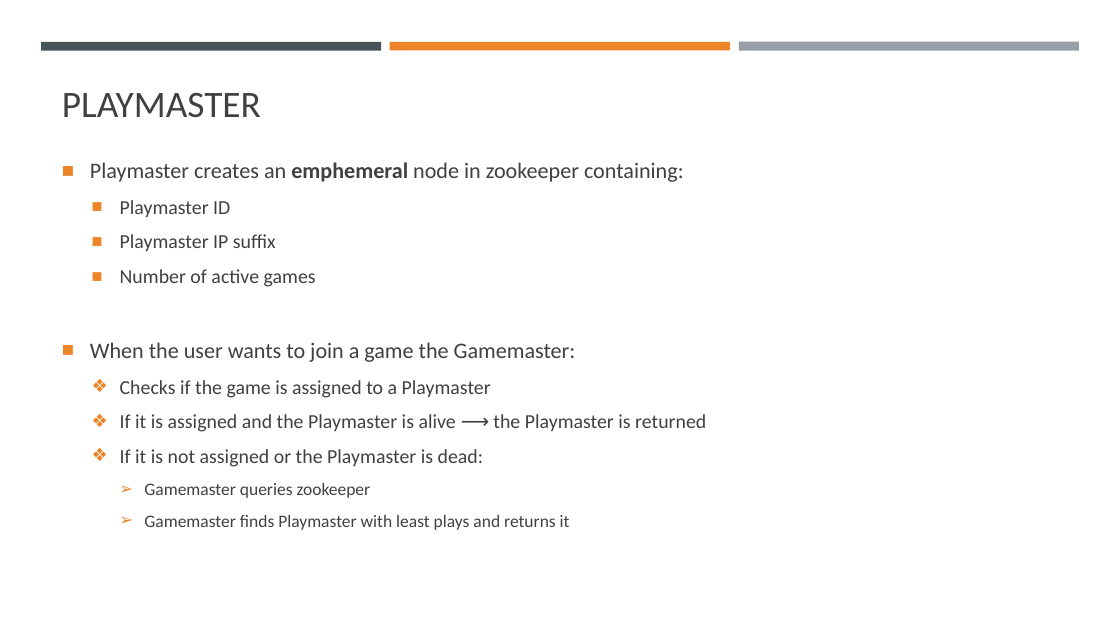
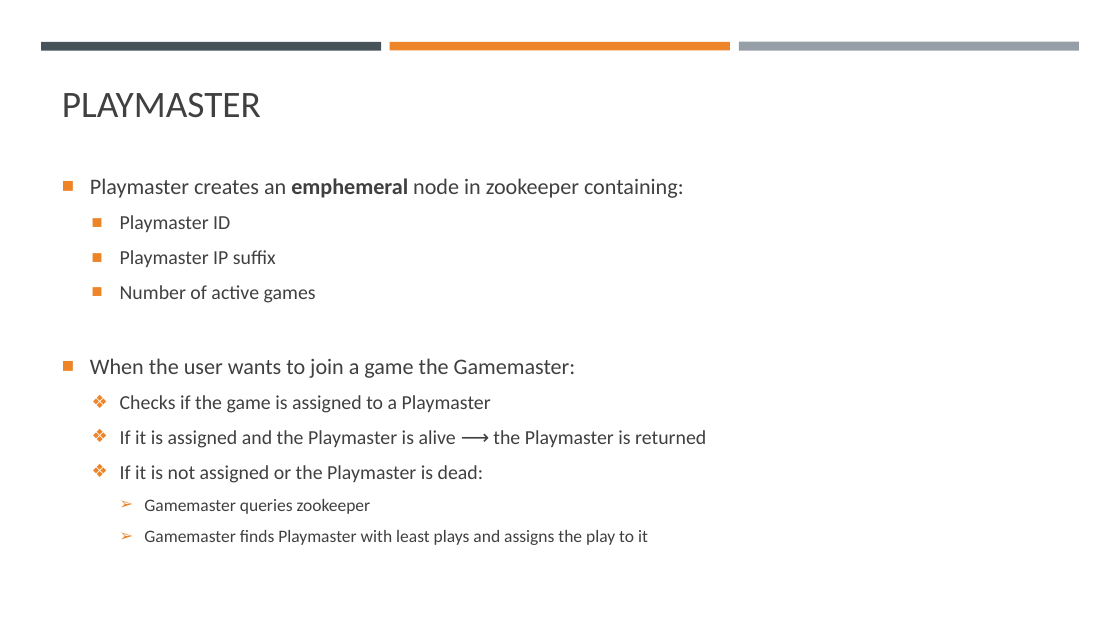
Before and after one commit to margaeor/COMP414-Distributed-Systems, a slide deck: slide 10 of presentation/Distributed.pptx. Drawn at 1120x630 pixels with LibreOffice and Linux fonts; fonts in the diff are those of the drawing. Boxes give left, top, right and bottom in pixels: in the first picture for what was removed or moved away, otherwise in the second. Text is boxed around its words. In the diff, an @@ line names an element or a change of style, - is before the commit and + after.

```diff
--- a/presentation/Distributed.pptx
+++ b/presentation/Distributed.pptx
@@ text at <box>144,530,648,545</box>: text changed @@
-    ➢ Gamemaster finds Playmaster with least plays and returns it
+    ➢ Gamemaster finds Playmaster with least plays and assigns the play to it
```
Also in this commit, not shown: 5 other slides changed, 4 slides added, 1 slide removed.
